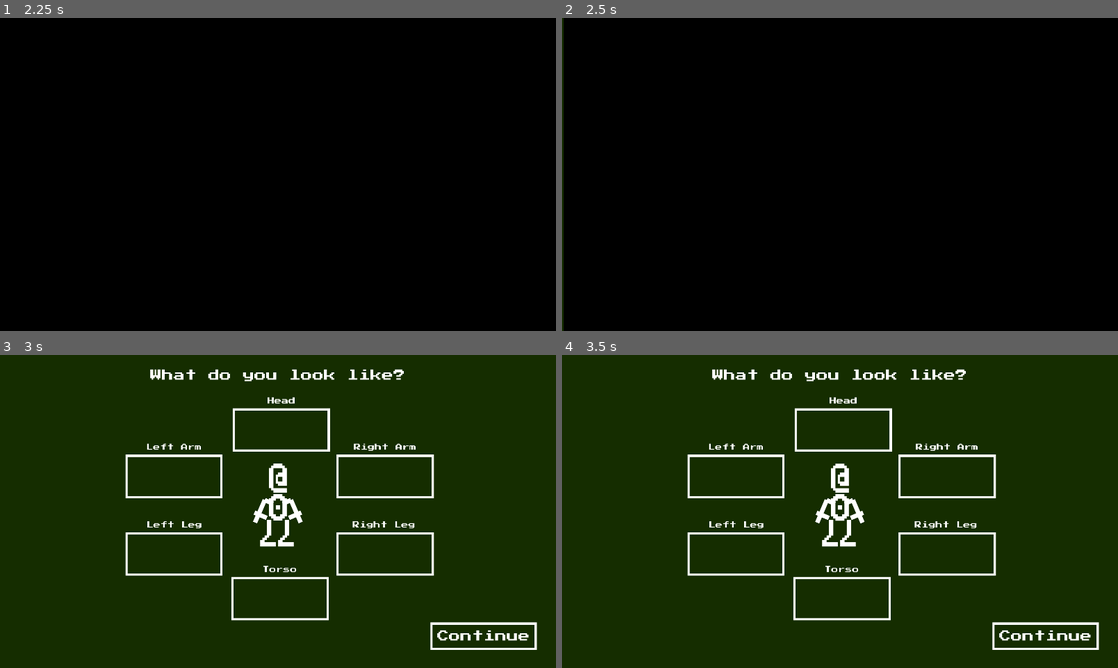
Above: before the commit, frames 1-4 (two rows, left to right).
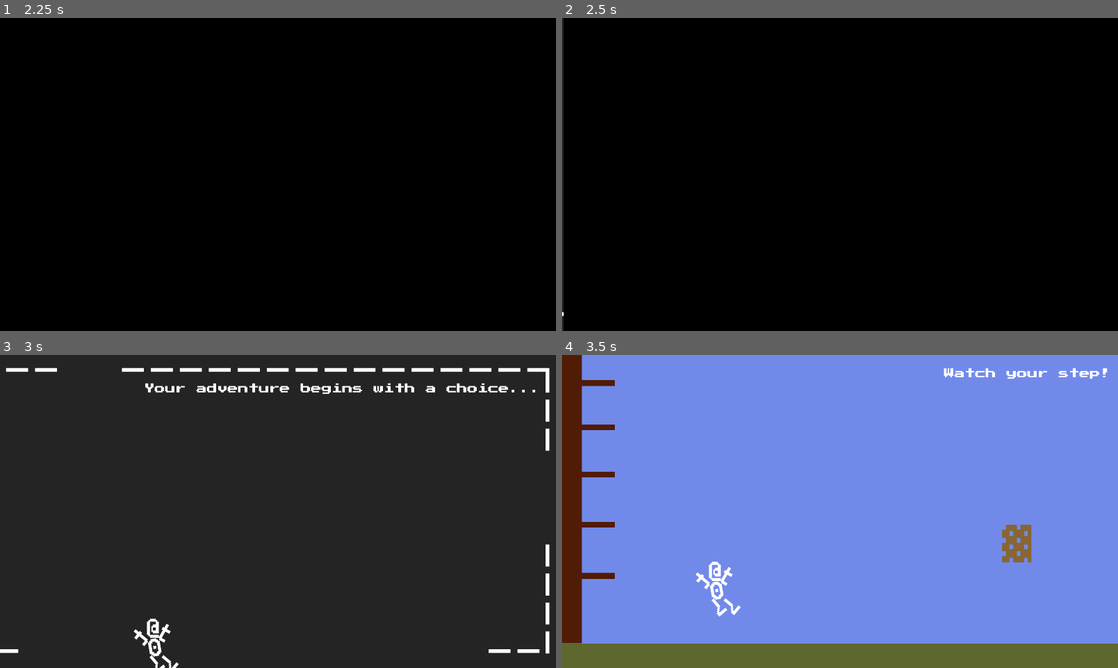
Above: after the commit, the same moments.

Repository: CaptainDizzy/godot_test
Game: Godot game, scene res://menu/menu.tscn
Two runs of this game, one before a commit and one after it. Both use one fixed random seed, a clock stepped at 60 frames per second and the inputs below.
Inputs (mouse positions are in pixels of both pictures, inside the frame that each line leads up to):
- Up to frame 1 (2.25 s): move the mouse to (400, 158) at 0.52 s; hold D (move_right) 0.53-1.25 s; hold Space (jump) 0.53-1.25 s; click "ASCII Character Test" at 1.25 s; move the mouse to (166, 190) at 2.02 s; hold D (move_right) from 2.03 s (still down); tap Shift (sprint) at 2.1 s
- Up to frame 2 (2.5 s): keep holding D (move_right); tap Space (jump) at 2.27, 2.3 s
- Up to frame 3 (3 s): tap Space (jump) at 2.57 s; release D (move_right) at 2.75 s; click (483, 636) at 2.75 s, where only the run before the commit has a clickable "Continue"
- Up to frame 4 (3.5 s): no input

Frame 1 is identical in both runs. In frame 2, 0.3% of the frame differs, in the area x 0-1%, y 0-100%; in frame 3, 100%; in frame 4, 100%, in the area x 0-100%, y 0-100%.

Commit message:
Added splat animation on first time falling into platformer

Diff:
--- a/dizzy-playground-2d/ascii/ascii_game.tscn
+++ b/dizzy-playground-2d/ascii/ascii_game.tscn
@@ -54,10 +54,11 @@
 
 [node name="Player" parent="." unique_id=1632503170 instance=ExtResource("2_qihb0")]
 unique_name_in_owner = true
-position = Vector2(960, 615)
+position = Vector2(6540, 615)
 
 [node name="Cam" type="Camera2D" parent="." unique_id=1775665619]
 unique_name_in_owner = true
+position = Vector2(6000, 0)
 anchor_mode = 0
 
 [node name="StartingScreen" type="Node2D" parent="." unique_id=1903222833]
--- a/dizzy-playground-2d/ascii/assets/ascii.tscn
+++ b/dizzy-playground-2d/ascii/assets/ascii.tscn
@@ -88,6 +88,30 @@
 "transitions": PackedFloat32Array(1),
 "update": 0,
 "values": [0.0]
+}
+tracks/7/type = "value"
+tracks/7/imported = false
+tracks/7/enabled = true
+tracks/7/path = NodePath("Body:rotation")
+tracks/7/interp = 1
+tracks/7/loop_wrap = true
+tracks/7/keys = {
+"times": PackedFloat32Array(0),
+"transitions": PackedFloat32Array(1),
+"update": 0,
+"values": [0.0]
+}
+tracks/8/type = "value"
+tracks/8/imported = false
+tracks/8/enabled = true
+tracks/8/path = NodePath("Body:position")
+tracks/8/interp = 1
+tracks/8/loop_wrap = true
+tracks/8/keys = {
+"times": PackedFloat32Array(0),
+"transitions": PackedFloat32Array(1),
+"update": 0,
+"values": [Vector2(0, -108)]
 }
 
 [sub_resource type="Animation" id="Animation_gf01n"]
@@ -520,6 +544,118 @@
 "values": [-0.17453292519943295]
 }
 
+[sub_resource type="Animation" id="Animation_0ijda"]
+resource_name = "splat"
+length = 1.5
+tracks/0/type = "value"
+tracks/0/imported = false
+tracks/0/enabled = true
+tracks/0/path = NodePath("Body/Torso:position")
+tracks/0/interp = 1
+tracks/0/loop_wrap = true
+tracks/0/keys = {
+"times": PackedFloat32Array(0, 0.2),
+"transitions": PackedFloat32Array(2, 1),
+"update": 0,
+"values": [Vector2(0, 80), Vector2(0, 62)]
+}
+tracks/1/type = "value"
+tracks/1/imported = false
+tracks/1/enabled = true
+tracks/1/path = NodePath("Body/Torso:rotation")
+tracks/1/interp = 1
+tracks/1/loop_wrap = true
+tracks/1/keys = {
+"times": PackedFloat32Array(0, 0.2),
+"transitions": PackedFloat32Array(2, 1),
+"update": 0,
+"values": [0.17453292519943295, 0.0]
+}
+tracks/2/type = "value"
+tracks/2/imported = false
+tracks/2/enabled = true
+tracks/2/path = NodePath("Body/Torso/Head:rotation")
+tracks/2/interp = 1
+tracks/2/loop_wrap = true
+tracks/2/keys = {
+"times": PackedFloat32Array(0, 0.2, 0.4),
+"transitions": PackedFloat32Array(1, 0.3, 1),
+"update": 0,
+"values": [-0.17453292519943295, 0.2617993877991494, 0.0]
+}
+tracks/3/type = "value"
+tracks/3/imported = false
+tracks/3/enabled = true
+tracks/3/path = NodePath("Body/Torso/LArm:rotation")
+tracks/3/interp = 1
+tracks/3/loop_wrap = true
+tracks/3/keys = {
+"times": PackedFloat32Array(0, 0.2, 0.4, 0.75, 1, 1.2, 1.5),
+"transitions": PackedFloat32Array(0.3, 3, 1, 1, 1, 1, 1),
+"update": 0,
+"values": [-1.3962634015954636, -2.8797932657906435, -1.5707963267948966, -1.5707964, -0.8726646259971648, -1.3089969389957472, -1.0471975511965976]
+}
+tracks/4/type = "value"
+tracks/4/imported = false
+tracks/4/enabled = true
+tracks/4/path = NodePath("Body/Torso/RArm:rotation")
+tracks/4/interp = 1
+tracks/4/loop_wrap = true
+tracks/4/keys = {
+"times": PackedFloat32Array(0, 0.2, 0.4, 0.75, 1.2, 1.5),
+"transitions": PackedFloat32Array(0.3, 3, 1, 1, 1, 1),
+"update": 0,
+"values": [1.3962634015954636, 0.019198621771938023, 1.5707963267948966, 1.5707964, 1.3089969389957472, 1.0471975511965976]
+}
+tracks/5/type = "value"
+tracks/5/imported = false
+tracks/5/enabled = true
+tracks/5/path = NodePath("Body/LLeg:rotation")
+tracks/5/interp = 1
+tracks/5/loop_wrap = true
+tracks/5/keys = {
+"times": PackedFloat32Array(0, 0.2, 0.4, 0.75, 1.2, 1.5),
+"transitions": PackedFloat32Array(0.3, 3, 1, 1, 1, 1),
+"update": 0,
+"values": [-0.5235987755982988, -1.7453292519943295, -0.5235987755982988, -0.5235988, -2.0943951023931953, -0.5235987755982988]
+}
+tracks/6/type = "value"
+tracks/6/imported = false
+tracks/6/enabled = true
+tracks/6/path = NodePath("Body/RLeg:rotation")
+tracks/6/interp = 1
+tracks/6/loop_wrap = true
+tracks/6/keys = {
+"times": PackedFloat32Array(0, 0.2, 0.4, 0.76666665, 1.2, 1.5),
+"transitions": PackedFloat32Array(0.3, 3, 1, 1, 1, 1),
+"update": 0,
+"values": [0.5235987755982988, -1.0471975511965976, 0.9599310885968813, 0.9599311, -1.1344640137963142, 0.5235987755982988]
+}
+tracks/7/type = "value"
+tracks/7/imported = false
+tracks/7/enabled = true
+tracks/7/path = NodePath("Body:rotation")
+tracks/7/interp = 1
+tracks/7/loop_wrap = true
+tracks/7/keys = {
+"times": PackedFloat32Array(0, 0.2, 0.75, 1.2),
+"transitions": PackedFloat32Array(1, 1, 1, 1),
+"update": 0,
+"values": [0.0, -1.5707963267948966, -1.5707964, 0.0]
+}
+tracks/8/type = "value"
+tracks/8/imported = false
+tracks/8/enabled = true
+tracks/8/path = NodePath("Body:position")
+tracks/8/interp = 1
+tracks/8/loop_wrap = true
+tracks/8/keys = {
+"times": PackedFloat32Array(0, 0.2, 0.75, 1.2, 1.5),
+"transitions": PackedFloat32Array(1, 1, 0.5, 2, 1),
+"update": 0,
+"values": [Vector2(0, -108), Vector2(-80, -22), Vector2(-80, -22), Vector2(0, -75), Vector2(0, -108)]
+}
+
 [sub_resource type="Animation" id="Animation_j0sjl"]
 resource_name = "walk"
 length = 0.9
@@ -617,6 +753,7 @@
 &"jump": SubResource("Animation_o0631"),
 &"ready_jump": SubResource("Animation_qhy07"),
 &"run": SubResource("Animation_x1arx"),
+&"splat": SubResource("Animation_0ijda"),
 &"walk": SubResource("Animation_j0sjl")
 }
 
--- /dev/null
+++ b/dizzy-playground-2d/ascii/assets/box.tscn
@@ -0,0 +1,21 @@
+[gd_scene format=3 uid="uid://d0l45d00184ce"]
+
+[ext_resource type="Theme" uid="uid://dpika668hgijq" path="res://ascii/ui/pixelfont.theme" id="1_4f1qd"]
+
+[sub_resource type="RectangleShape2D" id="RectangleShape2D_1xx71"]
+size = Vector2(128.5, 127.5)
+
+[node name="Box" type="StaticBody2D" unique_id=1886465380]
+
+[node name="Label" type="Label" parent="." unique_id=1982216175]
+offset_left = -64.0
+offset_top = -90.0
+offset_right = 64.0
+offset_bottom = 90.0
+theme = ExtResource("1_4f1qd")
+theme_override_font_sizes/font_size = 128
+text = "▓"
+
+[node name="CollisionShape2D" type="CollisionShape2D" parent="." unique_id=2098000628]
+position = Vector2(-0.25, 0.25)
+shape = SubResource("RectangleShape2D_1xx71")
--- a/dizzy-playground-2d/ascii/scenes/platformer.tscn
+++ b/dizzy-playground-2d/ascii/scenes/platformer.tscn
@@ -1,6 +1,7 @@
 [gd_scene format=3 uid="uid://boq04k3epdjg0"]
 
 [ext_resource type="Theme" uid="uid://dpika668hgijq" path="res://ascii/ui/pixelfont.theme" id="1_o2jsq"]
+[ext_resource type="PackedScene" uid="uid://d0l45d00184ce" path="res://ascii/assets/box.tscn" id="2_mkhiu"]
 
 [sub_resource type="RectangleShape2D" id="RectangleShape2D_mkhiu"]
 size = Vector2(3060, 91)
@@ -26,19 +27,19 @@
 anchors_preset = 15
 anchor_right = 1.0
 anchor_bottom = 1.0
+offset_right = 11879.0
 grow_horizontal = 2
 grow_vertical = 2
 color = Color(0.4440249, 0.5398438, 0.9164276, 1)
-metadata/_edit_lock_ = true
 
-[node name="PathUI" type="Control" parent="." unique_id=52253998]
+[node name="PlatformerUI" type="Control" parent="." unique_id=52253998]
 layout_mode = 3
 anchors_preset = 0
 offset_right = 1920.0
 offset_bottom = 1080.0
 metadata/_edit_lock_ = true
 
-[node name="Message" type="Label" parent="PathUI" unique_id=889026989]
+[node name="Message" type="Label" parent="PlatformerUI" unique_id=889026989]
 unique_name_in_owner = true
 layout_mode = 1
 anchors_preset = -1
@@ -56,84 +57,96 @@
 horizontal_alignment = 2
 vertical_alignment = 1
 
-[node name="Walls" type="StaticBody2D" parent="PathUI" unique_id=1669005504]
+[node name="LevelCollisions" type="StaticBody2D" parent="." unique_id=1669005504]
 
-[node name="WallLeft" type="ColorRect" parent="PathUI/Walls" unique_id=690026474]
+[node name="WallLeft" type="ColorRect" parent="LevelCollisions" unique_id=690026474]
 offset_left = -1.0
 offset_right = 69.0
 offset_bottom = 995.0
 color = Color(0.31839466, 0.10768031, 0.025600241, 1)
 
-[node name="WallLeft2" type="ColorRect" parent="PathUI/Walls" unique_id=632500079]
+[node name="WallLeft2" type="ColorRect" parent="LevelCollisions" unique_id=632500079]
 offset_left = 67.0
 offset_top = 752.0
 offset_right = 182.0
 offset_bottom = 772.0
 color = Color(0.31839466, 0.10768031, 0.025600241, 1)
 
-[node name="Floor" type="ColorRect" parent="PathUI/Walls" unique_id=332434604]
+[node name="Floor" type="ColorRect" parent="LevelCollisions" unique_id=332434604]
 offset_top = 996.0
 offset_right = 3059.0
 offset_bottom = 1081.0
 color = Color(0.36862746, 0.40392157, 0.1764706, 1)
 
-[node name="CollisionShape2D" type="CollisionShape2D" parent="PathUI/Walls" unique_id=1259949472]
+[node name="CollisionShape2D" type="CollisionShape2D" parent="LevelCollisions" unique_id=1259949472]
 position = Vector2(1524, 1040.5)
 shape = SubResource("RectangleShape2D_mkhiu")
 
-[node name="CollisionShape2D2" type="CollisionShape2D" parent="PathUI/Walls" unique_id=323246924]
+[node name="Ladder" type="StaticBody2D" parent="LevelCollisions" unique_id=975406435]
+
+[node name="CollisionShape2D2" type="CollisionShape2D" parent="LevelCollisions/Ladder" unique_id=323246924]
 position = Vector2(30, 495.5)
 shape = SubResource("RectangleShape2D_4k4rx")
 
-[node name="CollisionShape2D3" type="CollisionShape2D" parent="PathUI/Walls" unique_id=822578772]
+[node name="CollisionShape2D3" type="CollisionShape2D" parent="LevelCollisions/Ladder" unique_id=822578772]
 position = Vector2(125, 762)
 shape = SubResource("RectangleShape2D_o2jsq")
 one_way_collision = true
 
-[node name="WallLeft3" type="ColorRect" parent="PathUI/Walls" unique_id=1763819534]
+[node name="WallLeft3" type="ColorRect" parent="LevelCollisions/Ladder" unique_id=1763819534]
 offset_left = 67.0
 offset_top = 575.0
 offset_right = 182.0
 offset_bottom = 595.0
 color = Color(0.31839466, 0.10768031, 0.025600241, 1)
 
-[node name="CollisionShape2D4" type="CollisionShape2D" parent="PathUI/Walls" unique_id=68459912]
+[node name="CollisionShape2D4" type="CollisionShape2D" parent="LevelCollisions/Ladder" unique_id=68459912]
 position = Vector2(125, 585)
 shape = SubResource("RectangleShape2D_o2jsq")
 one_way_collision = true
 
-[node name="WallLeft4" type="ColorRect" parent="PathUI/Walls" unique_id=1206648921]
+[node name="WallLeft4" type="ColorRect" parent="LevelCollisions/Ladder" unique_id=1206648921]
 offset_left = 67.0
 offset_top = 402.0
 offset_right = 182.0
 offset_bottom = 422.0
 color = Color(0.31839466, 0.10768031, 0.025600241, 1)
 
-[node name="CollisionShape2D5" type="CollisionShape2D" parent="PathUI/Walls" unique_id=1533151590]
+[node name="CollisionShape2D5" type="CollisionShape2D" parent="LevelCollisions/Ladder" unique_id=1533151590]
 position = Vector2(125, 412)
 shape = SubResource("RectangleShape2D_o2jsq")
 one_way_collision = true
 
-[node name="WallLeft5" type="ColorRect" parent="PathUI/Walls" unique_id=1578653670]
+[node name="WallLeft5" type="ColorRect" parent="LevelCollisions/Ladder" unique_id=1578653670]
 offset_left = 67.0
 offset_top = 240.0
 offset_right = 182.0
 offset_bottom = 260.0
 color = Color(0.31839466, 0.10768031, 0.025600241, 1)
 
-[node name="CollisionShape2D6" type="CollisionShape2D" parent="PathUI/Walls" unique_id=2142529761]
+[node name="CollisionShape2D6" type="CollisionShape2D" parent="LevelCollisions/Ladder" unique_id=2142529761]
 position = Vector2(125, 250)
 shape = SubResource("RectangleShape2D_o2jsq")
 one_way_collision = true
 
-[node name="WallLeft6" type="ColorRect" parent="PathUI/Walls" unique_id=819794647]
+[node name="WallLeft6" type="ColorRect" parent="LevelCollisions/Ladder" unique_id=819794647]
 offset_left = 67.0
 offset_top = 87.0
 offset_right = 182.0
 offset_bottom = 107.0
 color = Color(0.31839466, 0.10768031, 0.025600241, 1)
 
-[node name="CollisionShape2D7" type="CollisionShape2D" parent="PathUI/Walls" unique_id=706002394]
+[node name="CollisionShape2D7" type="CollisionShape2D" parent="LevelCollisions/Ladder" unique_id=706002394]
 position = Vector2(125, 97)
 shape = SubResource("RectangleShape2D_o2jsq")
 one_way_collision = true
+
+[node name="LevelObjs" type="Node2D" parent="." unique_id=156608409]
+
+[node name="Box" parent="LevelObjs" unique_id=1886465380 instance=ExtResource("2_mkhiu")]
+modulate = Color(0.53333336, 0.4, 0.2, 1)
+position = Vector2(1584, 646)
+
+[node name="Box2" parent="LevelObjs" unique_id=2051110610 instance=ExtResource("2_mkhiu")]
+modulate = Color(0.53333336, 0.4, 0.2, 1)
+position = Vector2(2021, 647)
--- a/dizzy-playground-2d/ascii/scripts/ascii.gd
+++ b/dizzy-playground-2d/ascii/scripts/ascii.gd
@@ -32,7 +32,9 @@
 	%AnimationPlayer.play("jump")
 func play_falling_animation():
 	%AnimationPlayer.play("falling")
-func play_dead_animation():
-	%AnimationPlayer.play("dead")
+func play_splat_animation():
+	%AnimationPlayer.play("splat")
+#func play_dead_animation():
+#	%AnimationPlayer.play("dead")
 func reset_animation():
 	%AnimationPlayer.play("RESET")
--- a/dizzy-playground-2d/ascii/scripts/ascii_game.gd
+++ b/dizzy-playground-2d/ascii/scripts/ascii_game.gd
@@ -60,8 +60,8 @@
 func follow_cam_pos() -> void:
 	%Cam.set_anchor_mode(1)
 	var screen = get_node("%" + current_screen.scrn + "/Screen")
-	var cam_w = %PlatformerScreen/Screen/BGColor.size.x
-	var cam_h = %PlatformerScreen/Screen/BGColor.size.y
+	var cam_w = %PlatformerScreen/Screen.size.x
+	var cam_h = %PlatformerScreen/Screen.size.y
 	%Cam.global_position.y = screen.global_position.y + (cam_h / 2)
 	if %Player.global_position.x <= screen.global_position.x + (cam_w / 2):
 		%Cam.global_position.x = screen.global_position.x + (cam_w / 2)
--- a/dizzy-playground-2d/ascii/scripts/platformer_screen.gd
+++ b/dizzy-playground-2d/ascii/scripts/platformer_screen.gd
@@ -10,8 +10,8 @@
 	var py = %Player.position.y
 	var sx = %PlatformerScreen.position.x
 	var sy = %PlatformerScreen.position.y
-	var sw = %PlatformerScreen/Screen.size.x
-	var sh = %PlatformerScreen/Screen.size.y
+	var sw = %PlatformerScreen/Screen/BGColor.size.x
+	var sh = %PlatformerScreen/Screen/BGColor.size.y
 
 	if px >= sx and px <= sx + sw and py >= sy and py <= sy + sh:
 		var screen_name = "PlatformerScreen"
--- a/dizzy-playground-2d/ascii/scripts/player.gd
+++ b/dizzy-playground-2d/ascii/scripts/player.gd
@@ -7,7 +7,7 @@
 var health = 100.0
 var is_dead = false
 var death_anim = false
-var state: String = "create_char"
+var state: String = "platformer"
 var last_state: String = ""
 var char_name: String = "ASCII"
 
@@ -61,8 +61,6 @@
 		if Input.is_action_pressed("jump") and is_on_floor():
 			is_jumping = true
 			velocity.x = move_toward(velocity.x, 0, SPEED * speed_multiplier)
-			%ASCII.play_ready_jump_animation()
-			await get_tree().create_timer(0.1).timeout
 			%ASCII.play_jump_animation()
 			velocity.y = JUMP_V
 			if Input.is_action_pressed("sprint"):
@@ -71,10 +69,10 @@
 				velocity.x = direction * (SPEED * speed_multiplier * 1.5)
 
 		elif Input.is_action_just_released("jump"):
-			%ASCII.play_falling_animation()
+			pass #%ASCII.play_falling_animation()
 
 		# Ground movement (only when not charging a jump)
-		elif is_on_floor() and not is_jumping:
+		elif is_on_floor() and not is_jumping and not first_landing:
 			if Input.is_action_pressed("sprint") and direction != 0:
 				velocity.x = direction * (SPEED * speed_multiplier * 2)
 				%ASCII.play_run_animation()
@@ -99,8 +97,6 @@
 		var on_floor := is_on_floor()     # 1. snapshot THIS frame
 		if on_floor and not was_on_floor: # 2. check the transition
 			_on_landing()                 # 3. react
-			if first_landing:
-				platformer_landing.emit()
 		was_on_floor = on_floor           # 4. remember for NEXT frame
 
 	elif state == "shmup":
@@ -109,9 +105,12 @@
 		pass
 
 func _on_landing() -> void:
+	if first_landing:
+		%ASCII.play_splat_animation()
+		await get_tree().create_timer(1.5).timeout
+		platformer_landing.emit()
+		first_landing = false
 	fall_anim = false
-	%ASCII.play_ready_jump_animation()
-	await get_tree().create_timer(0.1).timeout
 	is_jumping = false
 
 func _on_fake_button_fall(start_state: String) -> void:
